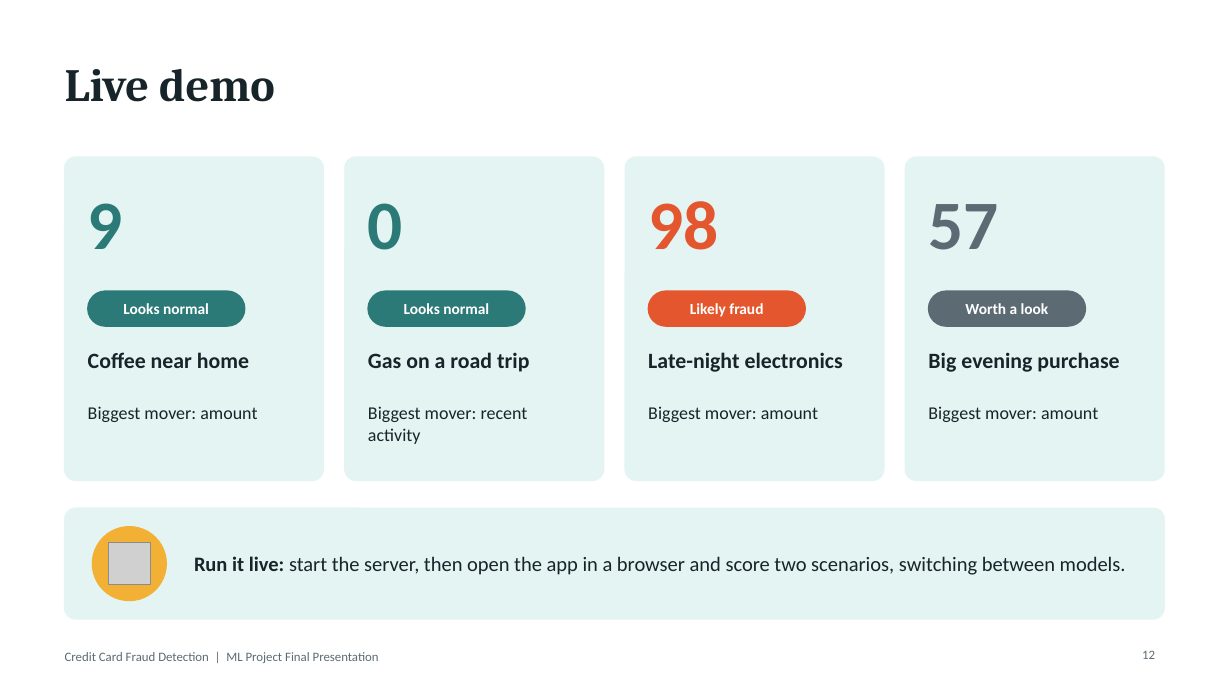
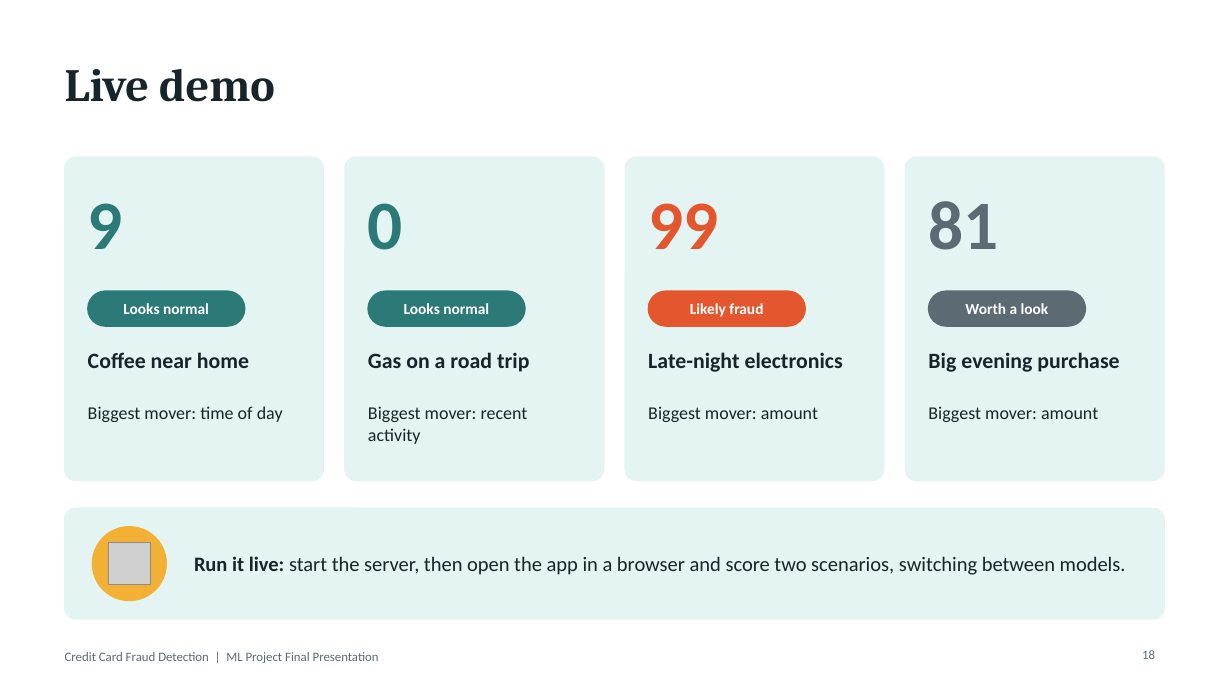
Before and after one commit to joshmfrancis/FraudLens, a slide deck: slide 18 of Presentations/Final Presentation/Final Presentation.pptx (slide 12 before the commit). Drawn at 1232x693 pixels with LibreOffice and Linux fonts; fonts in the diff are those of the drawing; grey boxes stand for pictures. Boxes give left, top, right and bottom in pixels: in the first picture for what was removed or moved away, otherwise in the second. Text is boxed around its words. In the diff, an @@ line names an element or a change of style, - is before the commit and + after.

```diff
--- a/Presentations/Final Presentation/Final Presentation.pptx
+++ b/Presentations/Final Presentation/Final Presentation.pptx
@@ text at [648,203,718,249]: text changed @@
-98
+99
@@ text at [928,201,998,250]: text changed @@
-57
+81
@@ text at [88,406,283,422]: text changed @@
-Biggest mover: amount
+Biggest mover: time of day
@@ page number at [1142,650,1155,659]: text changed @@
-12
+18
```
Also in this commit, not shown: 9 other slides changed, 6 slides added, 34 other files.
